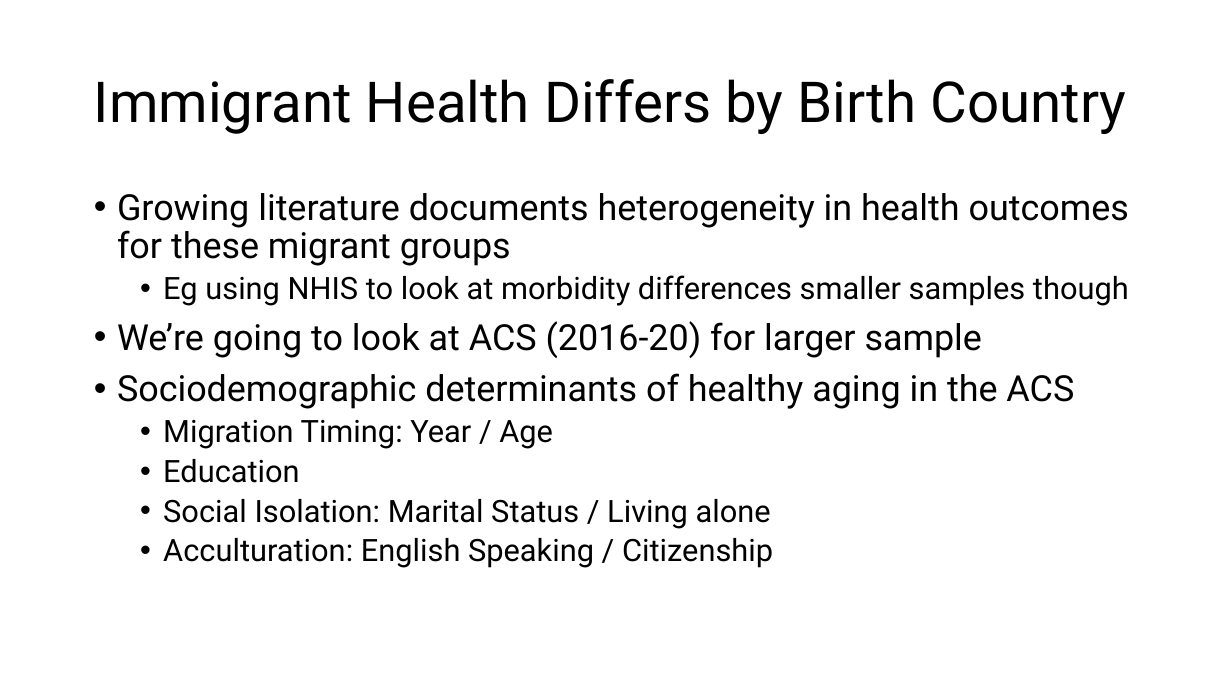
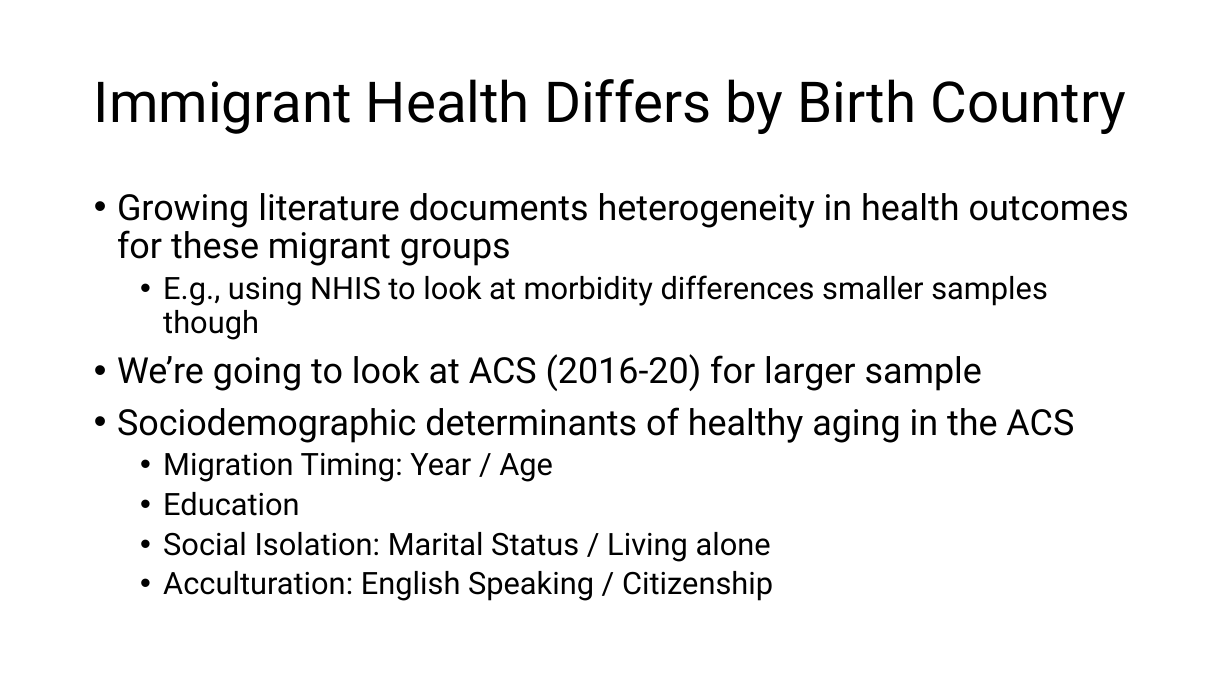
Before and after one commit to chrissoria/international_migration_ses, a slide deck: slide 4 of presentation/PAA_2025.pptx. Drawn at 1232x693 pixels with LibreOffice and Linux fonts; fonts in the diff are those of the drawing. Boxes give left, top, right and bottom in pixels: in the first picture for what was removed or moved away, otherwise in the second. Text is boxed around its words. In the diff, an @@ line names an element or a change of style, - is before the commit and + after.

```diff
--- a/presentation/PAA_2025.pptx
+++ b/presentation/PAA_2025.pptx
@@ text at (163,275,1048,340): text changed @@
-  • Eg using NHIS to look at morbidity differences smaller samples though
+  • E.g., using NHIS to look at morbidity differences smaller samples though
```
Also in this commit, not shown: 10 other slides changed, 28 other files.
